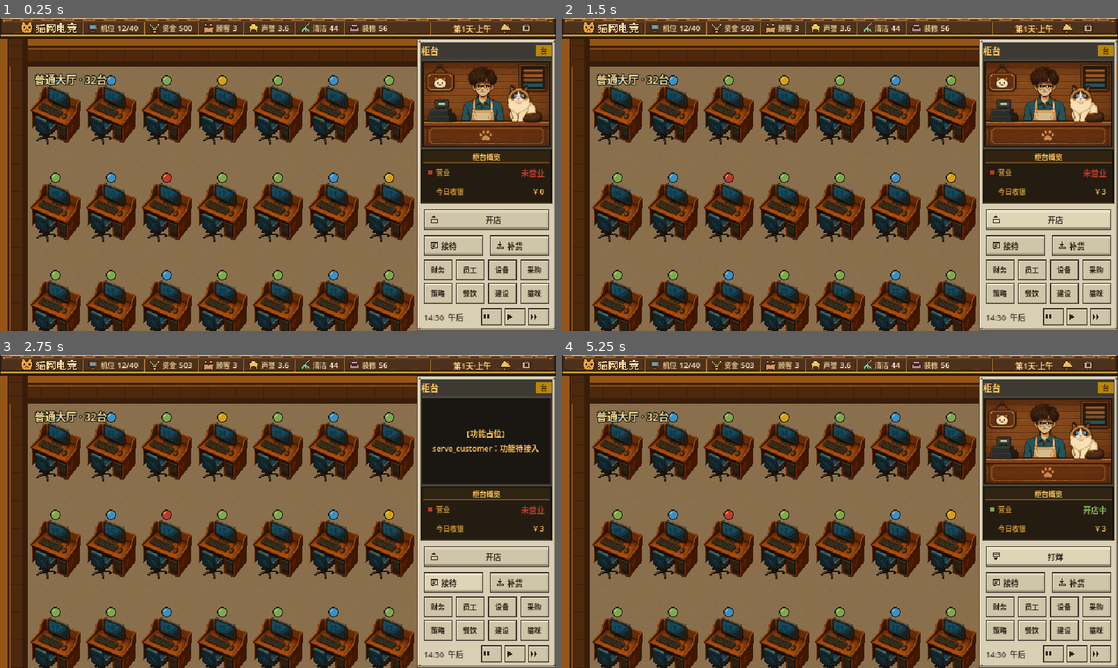
Above: before the commit, frames 1-4 (two rows, left to right).
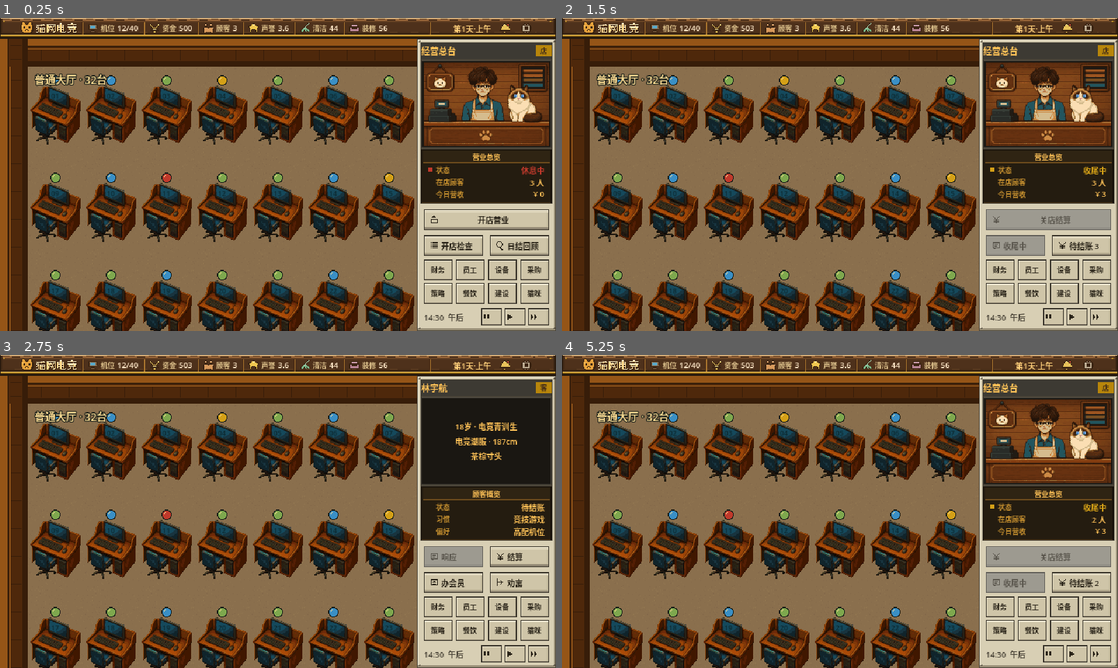
Above: after the commit, the same moments.

Repository: knightmiao/internet-cafe-godot
Game: Godot game, scene res://scenes/main.tscn
The game is run twice, just before and just after one commit, with the same random seed, the same clock (stepped at 60 frames per second) and the same inputs.
Inputs (mouse positions are in pixels of both pictures, inside the frame that each line leads up to):
- Up to frame 1 (0.25 s): no input
- Up to frame 2 (1.5 s): click (1051, 218) at 0.5 s, where only the run before the commit has a clickable "开店"; click (1051, 218) at 1.25 s, where only the run before the commit has a clickable "打烊"
- Up to frame 3 (2.75 s): click "接待" (after the commit: "待结账 3") at 2 s
- Up to frame 4 (5.25 s): click (1079, 583) at 2.75 s, where only the run before the commit has a clickable "补货"; click (1067, 364) at 3.52 s; click (1090, 364) at 4.27 s; click (1079, 555) at 5 s, where only the run after the commit has a clickable "结算"

The runs differ from the first frame. In frame 1, 0.9% of the frame differs, in the area x 75-99%, y 9-75%; in frame 2, 2.7%, in the area x 75-99%, y 9-76%; in frame 3, 2.3%; in frame 4, 2.7%.

Commit message:
实现开店营业到关店日结三态流程
柜台默认态改为全宽营业主键与双任务键，支持开店检查、停止接客、逐客结账、关店日结及次日回顾。

Co-authored-by: Cursor <cursoragent@cursor.com>

Diff:
--- a/godot/scripts/main.gd
+++ b/godot/scripts/main.gd
@@ -59,6 +59,9 @@
 var pc_nodes: Array[Dictionary] = []
 var day: int = 1
 var elapsed: float = 0.0
+var business_phase := "closed"
+var opening_money := 500.0
+var last_report: Dictionary = {"day": 0, "revenue": 0, "customers": 0}
 var selected_kind := "counter"
 var selected_index := -1
 var player_level := 3
@@ -355,31 +358,59 @@
 func _show_counter() -> void:
 	selected_kind = "counter"
 	selected_index = -1
-	title_label.text = "柜台"
-	badge_label.text = "台"
+	operation_panel.set_active_module("")
+	title_label.text = "经营总台"
+	badge_label.text = "店"
 	portrait_texture.texture = load("res://assets/ui/portraits/portrait_counter.png")
 	portrait_texture.visible = true
 	portrait_label.visible = false
-	_set_overview("柜台概览", [
-		{
-			"key": "营业",
-			"value": "开店中" if is_open else "未营业",
-			"lamp": OPEN_GREEN if is_open else CLOSED_RED,
-			"value_color": OPEN_GREEN if is_open else CLOSED_RED,
-		},
-		{"key": "今日收银", "value": "¥ %d" % max(0, int(money - 500.0))},
-	])
-	_set_actions([
-		_action(
-			"toggle_shop",
-			"打烊" if is_open else "开店",
-			true,
-			"shop_close" if is_open else "shop_open"
-		),
-		_action("serve_customer", "接待"),
-		_action("quick_restock", "补货"),
-		_action("checkout", "收银"),
-	], true)
+	var reception_count := _customer_count(["排队中", "待接待"])
+	var checkout_count := _customer_count(["待结账"])
+	var active_count := stage_controller.active_customer_count()
+	var phase_label := _phase_label()
+	var phase_color := (
+		CLOSED_RED if business_phase == "closed"
+		else Color("#d4a017") if business_phase == "closing"
+		else OPEN_GREEN
+	)
+	_set_overview("营业总览", [
+		{"key": "状态", "value": phase_label, "lamp": phase_color, "value_color": phase_color},
+		{"key": "在店顾客", "value": "%d 人" % active_count},
+		{"key": "今日营收", "value": "¥ %d" % max(0, int(money - opening_money))},
+	])
+	if business_phase == "closed":
+		_set_actions([
+			_action("open_shop", "开店营业", true, "shop_open"),
+			_action("opening_check", "开店检查"),
+			_action("review_report", "日结回顾"),
+		], true)
+	elif business_phase == "open":
+		_set_actions([
+			_action("stop_admission", "停止接客", true, "shop_close"),
+			_action("focus_reception", "待接待 %d" % reception_count, reception_count > 0),
+			_action("focus_checkout", "待结账 %d" % checkout_count, checkout_count > 0),
+		], true)
+	else:
+		_set_actions([
+			_action("close_settlement", "关店结算", active_count == 0, "cash"),
+			_action("focus_reception", "收尾中", false, "serve"),
+			_action("focus_checkout", "待结账 %d" % checkout_count, checkout_count > 0),
+		], true)
+
+
+func _phase_label() -> String:
+	for phase in operation_data.get("phases", []):
+		if str(phase["id"]) == business_phase:
+			return str(phase["label"])
+	return business_phase
+
+
+func _customer_count(states: Array) -> int:
+	var count := 0
+	for data in stage_controller.customer_data:
+		if str(data["state"]) in states:
+			count += 1
+	return count
 
 
 func _show_pc(index: int) -> void:
@@ -619,9 +650,30 @@
 
 func _on_action_requested(action_id: String) -> void:
 	match action_id:
+		"open_shop":
+			_open_shop()
+		"stop_admission":
+			_stop_admission()
+		"close_settlement":
+			_close_settlement()
+		"opening_check":
+			_show_opening_check()
+		"review_report":
+			_show_last_report()
+		"focus_reception":
+			_focus_customer(["排队中", "待接待"])
+		"focus_checkout":
+			_focus_customer(["待结账"])
+		"back_module":
+			_show_counter()
 		"toggle_shop":
-			is_open = not is_open
-			_show_counter()
+			if business_phase == "closed":
+				_open_shop()
+			else:
+				_stop_admission()
+		"customer_checkout":
+			if stage_controller.complete_customer(selected_index):
+				_show_counter()
 		"decor_prev":
 			_cycle_decor(-1)
 		"decor_buy_install":
@@ -635,6 +687,78 @@
 			_show_placeholder("%s：功能待接入" % action_id)
 
 
+func _open_shop() -> void:
+	business_phase = "open"
+	is_open = true
+	opening_money = money
+	elapsed = 0.0
+	_show_counter()
+
+
+func _stop_admission() -> void:
+	business_phase = "closing"
+	is_open = false
+	stage_controller.begin_closing_customers()
+	_show_counter()
+
+
+func _close_settlement() -> void:
+	if stage_controller.active_customer_count() > 0:
+		return
+	last_report = {
+		"day": day,
+		"revenue": max(0, int(money - opening_money)),
+		"customers": stage_controller.customer_data.size(),
+	}
+	business_phase = "closed"
+	is_open = false
+	day += 1
+	elapsed = 0.0
+	_show_counter()
+
+
+func _show_opening_check() -> void:
+	var dirty := 0
+	var broken := 0
+	for pc in pc_nodes:
+		if pc["state"] == "待清洁":
+			dirty += 1
+		elif pc["state"] == "故障":
+			broken += 1
+	operation_panel.show_portrait_text(
+		"【开店检查】\n机位问题 %d 项\n员工/库存 待接入" % (dirty + broken)
+	)
+	_set_overview("准备清单", [
+		{"key": "待清洁", "value": "%d 台" % dirty},
+		{"key": "故障", "value": "%d 台" % broken},
+		{"key": "可营业", "value": "%d 台" % (pc_nodes.size() - dirty - broken)},
+	])
+	_set_actions([
+		_action("open_shop", "确认开店", true, "shop_open"),
+		_action("pc_clean", "查看脏污", dirty > 0),
+		_action("pc_repair", "查看故障", broken > 0),
+		_action("back_module", "返回"),
+	])
+
+
+func _show_last_report() -> void:
+	operation_panel.show_portrait_text("【最近日结】\n经营数据将在关店后固化")
+	_set_overview("日结回顾", [
+		{"key": "营业日", "value": "第 %d 天" % int(last_report["day"])},
+		{"key": "营收", "value": "¥ %d" % int(last_report["revenue"])},
+		{"key": "服务顾客", "value": "%d 人" % int(last_report["customers"])},
+	])
+	_set_actions([_action("back_module", "返回")])
+
+
+func _focus_customer(states: Array) -> void:
+	var index := stage_controller.find_customer_by_states(states)
+	if index >= 0:
+		stage_controller.select_customer(index)
+	else:
+		_show_counter()
+
+
 func _on_context_action(index: int) -> void:
 	# 兼容旧场景/测试入口；实际按钮由 OperationPanelUI 直接发送语义 action_id。
 	if index >= 0 and index < action_buttons.size():
@@ -665,7 +789,6 @@
 		elapsed += delta
 		if elapsed >= 60.0:
 			elapsed = 0.0
-			day += 1
 	_update_topbar()
 
 
--- a/godot/scripts/stage/stage_controller.gd
+++ b/godot/scripts/stage/stage_controller.gd
@@ -743,6 +743,38 @@
 	return customer_data[index].get("profile", {})
 
 
+func find_customer_by_states(states: Array) -> int:
+	for index in range(customer_data.size()):
+		if str(customer_data[index]["state"]) in states:
+			return index
+	return -1
+
+
+func begin_closing_customers() -> void:
+	for data in customer_data:
+		if str(data["state"]) != "离店":
+			data["state"] = "待结账"
+			var node: CafeCustomer = data["node"]
+			node.object_state = "待结账"
+
+
+func complete_customer(index: int) -> bool:
+	if index < 0 or index >= customer_data.size():
+		return false
+	var data: Dictionary = customer_data[index]
+	if str(data["state"]) == "离店":
+		return false
+	data["state"] = "离店"
+	var node: CafeCustomer = data["node"]
+	node.object_state = "离店"
+	node.visible = false
+	return true
+
+
+func active_customer_count() -> int:
+	return customer_data.filter(func(data): return str(data["state"]) != "离店").size()
+
+
 func select_facility(kind: String) -> void:
 	for child in world_layer.get_children():
 		if child is StageInteractable and child.object_kind == kind:
